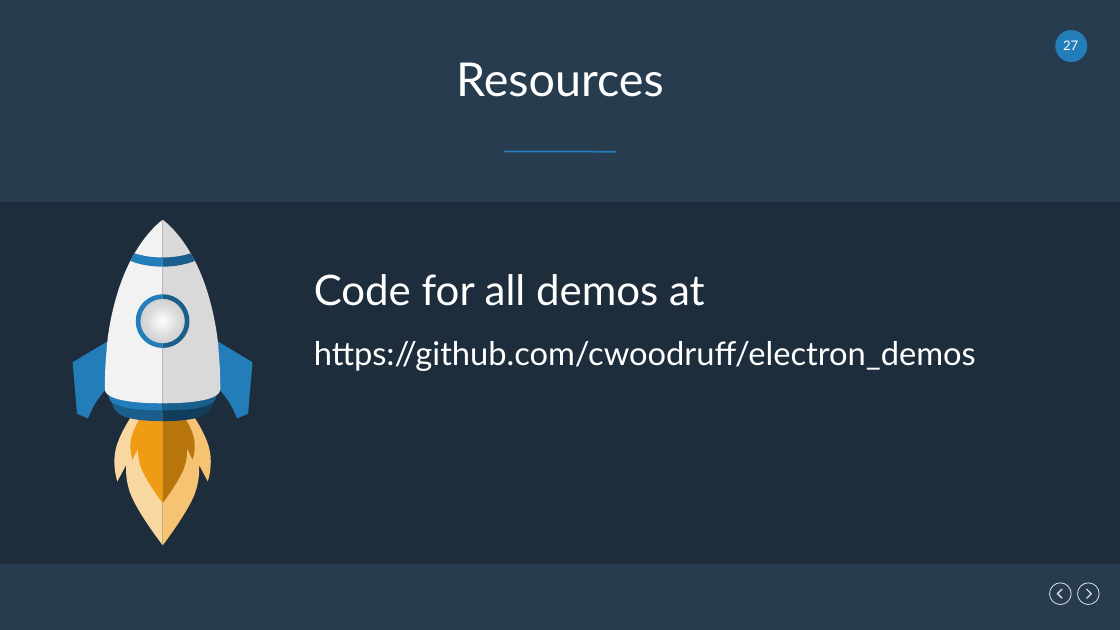
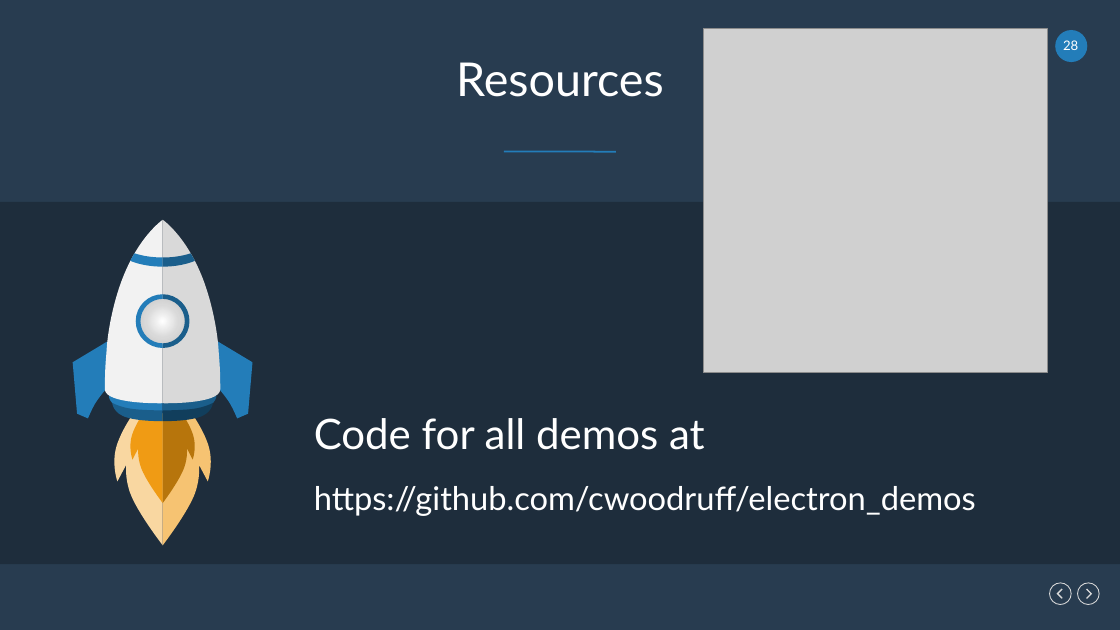
Before and after one commit to cwoodruff/electron_demos, a slide deck: slide 28 of Electron Desktop Development for Web Developers.pptx (slide 27 before the commit). Drawn at 1120x630 pixels with LibreOffice and Linux fonts; fonts in the diff are those of the drawing; grey boxes stand for pictures. Boxes give left, top, right and bottom in pixels: in the first picture for what was removed or moved away, otherwise in the second. Text is boxed around its words. In the diff, an @@ line names an element or a change of style, - is before the commit and + after.

```diff
--- a/Electron Desktop Development for Web Developers.pptx
+++ b/Electron Desktop Development for Web Developers.pptx
@@ picture added at [703,29,1048,373] @@
@@ page number at [1063,40,1078,50]: text changed @@
-27
+28
@@ text "Code for all demos at": place and size @@
-text "Code for all demos at" at [314,274,976,371]
+text "Code for all demos at" at [314,418,976,516]
```
Also in this commit, not shown: 7 other slides changed, 1 slide added.
